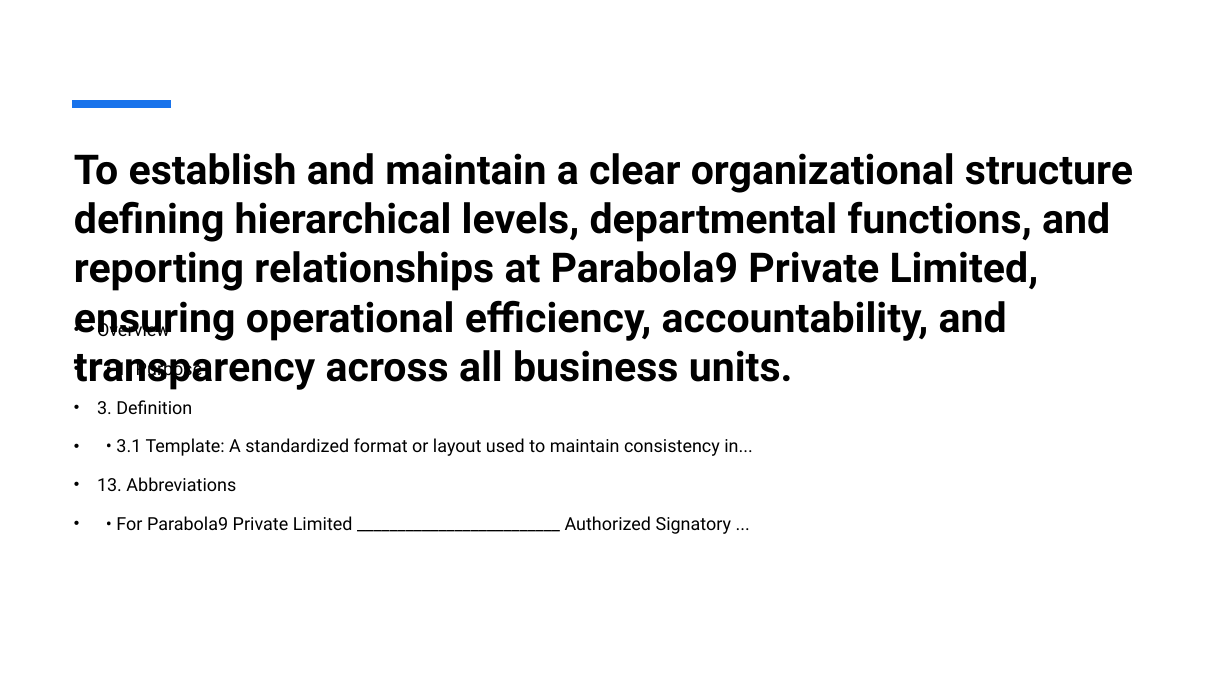
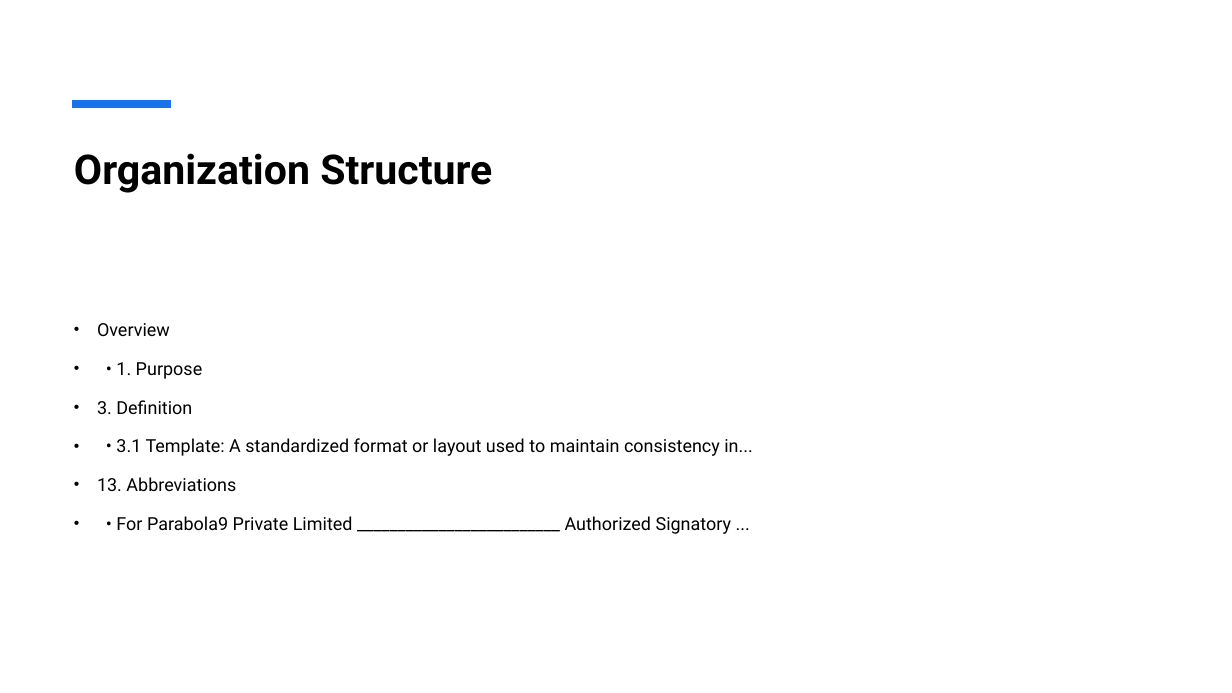
Before and after one commit to Sabushaik/SOP, a slide deck: slide 23 of Comprehensive_SOP_Presentation.pptx. Drawn at 1232x693 pixels with LibreOffice and Linux fonts; fonts in the diff are those of the drawing. Boxes give left, top, right and bottom in pixels: in the first picture for what was removed or moved away, otherwise in the second. Text is boxed around its words. In the diff, an @@ line names an element or a change of style, - is before the commit and + after.

```diff
--- a/Comprehensive_SOP_Presentation.pptx
+++ b/Comprehensive_SOP_Presentation.pptx
@@ title at (74,153,492,193): text changed @@
-To establish and maintain a clear organizational structure defining hierarchical levels, departmental functions, and reporting relationships at Parabola9 Private Limited, ensuring operational efficiency, accountability, and transparency across all business units.
+Organization Structure
```
Also in this commit, not shown: 12 other slides changed, 1 other file.
